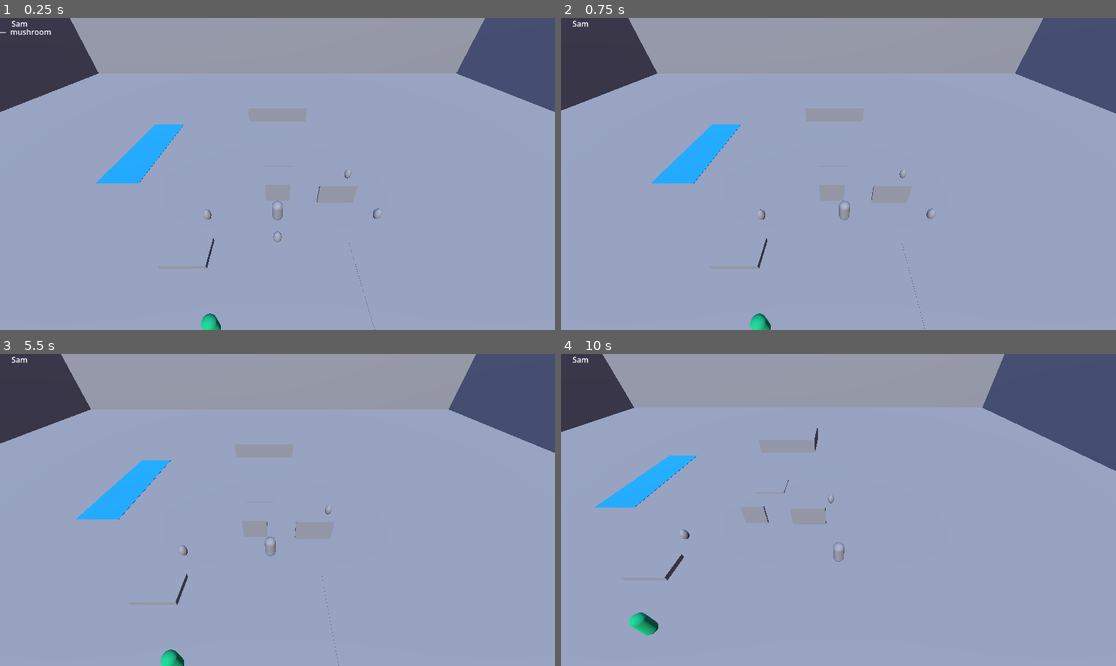
Above: before the commit, frames 1-4 (two rows, left to right).
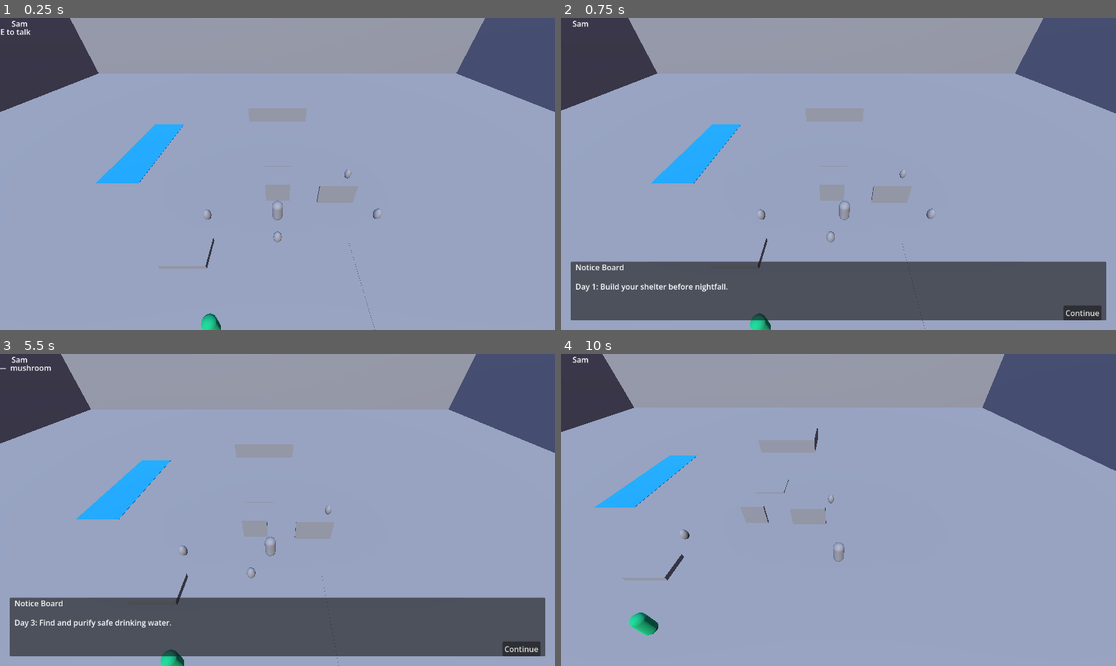
Above: after the commit, the same moments.

Repository: Actulus/scout-camp
Game: Godot game, scene res://scenes/world/world.tscn
The game is run twice, just before and just after one commit, with the same random seed, the same clock (stepped at 60 frames per second) and the same inputs.
Inputs (mouse positions are in pixels of both pictures, inside the frame that each line leads up to):
- Up to frame 1 (0.25 s): no input
- Up to frame 2 (0.75 s): tap E at 0.5 s; hold D (move_right) from 0.53 s (still down); hold Enter (ui_accept) from 0.53 s (still down)
- Up to frame 3 (5.5 s): release D (move_right) at 1.25 s; release Enter (ui_accept) at 1.25 s; click (521, 650) at 1.25 s, where only the run after the commit has a clickable "Continue"; hold S (move_down) 2.03-2.78 s; tap Enter (ui_accept) at 2.1, 2.27, 2.57, 3.6, 3.77, 4.07, 5.1, 5.27 s; hold D (move_right) 2.78-3.53 s; hold Enter (ui_accept) 2.78-3.53 s; tap E at 3.5 s; hold W (move_up) 3.53-4.28 s; hold Enter (ui_accept) 4.28-5.03 s; hold A (move_left) from 4.28 s (still down)
- Up to frame 4 (10 s): tap Enter (ui_accept) at 5.57, 7.35, 7.52, 7.82, 8.85, 9.02, 9.32 s; release A (move_left) at 5.75 s; click (1082, 650) at 5.75 s, where only the run after the commit has a clickable "Continue"; hold S (move_down) 6.53-7.28 s; hold Enter (ui_accept) 6.53-7.28 s; hold D (move_right) 7.28-8.03 s; hold W (move_up) 8.03-8.78 s; hold Enter (ui_accept) 8.03-8.78 s; hold D (move_right) 8.78-9.53 s; hold S (move_down) from 9.53 s (still down); hold Enter (ui_accept) from 9.53 s (still down)

The runs differ from the first frame. In frame 1, less than 0.1% of the frame differs, in the area x 0-10%, y 3-6%; in frame 2, 18%; in frame 3, 18%, in the area x 0-99%, y 3-97%; in frame 4, less than 0.1%.

Commit message:
day system and notice board

Diff:
--- a/project.godot
+++ b/project.godot
@@ -18,6 +18,7 @@
 [autoload]
 
 GameManager="*uid://b5w21y6rg4j6s"
+DayManager="*uid://b5tt846ieys20"
 
 [editor]
 
--- a/scenes/camp/camp.tscn
+++ b/scenes/camp/camp.tscn
@@ -1,4 +1,7 @@
 [gd_scene format=3 uid="uid://eh11j284xbpx"]
+
+[ext_resource type="Script" uid="uid://b4b001gmyhx76" path="res://scenes/camp/sleep_trigger.gd" id="1_bqk0h"]
+[ext_resource type="Script" uid="uid://da411k1xros5e" path="res://scenes/camp/notice_board.gd" id="2_15lph"]
 
 [sub_resource type="BoxMesh" id="BoxMesh_pbcj1"]
 size = Vector3(3, 0.5, 3)
@@ -11,6 +14,9 @@
 
 [sub_resource type="BoxShape3D" id="BoxShape3D_15lph"]
 size = Vector3(6, 0.3, 6)
+
+[sub_resource type="BoxShape3D" id="BoxShape3D_8lvbw"]
+size = Vector3(2, 1, 2)
 
 [sub_resource type="BoxMesh" id="BoxMesh_w8r68"]
 size = Vector3(2, 2, 0.2)
@@ -66,8 +72,16 @@
 [node name="Label3D" type="Label3D" parent="TentArea" unique_id=2000875807]
 text = "TENT AREA"
 
+[node name="SleepTrigger" type="StaticBody3D" parent="TentArea" unique_id=437594728]
+transform = Transform3D(1, 0, 0, 0, 1, 0, 0, 0, 1, 0, 0.66796064, 1.0548267)
+script = ExtResource("1_bqk0h")
+
+[node name="CollisionShape3D" type="CollisionShape3D" parent="TentArea/SleepTrigger" unique_id=1127289091]
+shape = SubResource("BoxShape3D_8lvbw")
+
 [node name="NoticeBoard" type="StaticBody3D" parent="." unique_id=999561699]
 transform = Transform3D(1, 0, 0, 0, 1, 0, 0, 0, 1, 0, 1, -1.9135308)
+script = ExtResource("2_15lph")
 
 [node name="MeshInstance3D" type="MeshInstance3D" parent="NoticeBoard" unique_id=1938085999]
 mesh = SubResource("BoxMesh_w8r68")
@@ -108,6 +122,9 @@
 [node name="MeshInstance3D" type="MeshInstance3D" parent="Stream" unique_id=1332855724]
 mesh = SubResource("BoxMesh_15lph")
 
+[node name="CollisionShape3D" type="CollisionShape3D" parent="Stream" unique_id=704350697]
+shape = SubResource("BoxShape3D_w8r68")
+
 [node name="WaterCollectTrigger" type="Area3D" parent="Stream" unique_id=811407149]
 
 [node name="CollisionShape3D" type="CollisionShape3D" parent="Stream/WaterCollectTrigger" unique_id=1062754961]
--- /dev/null
+++ b/scenes/camp/notice_board.gd
@@ -0,0 +1,22 @@
+extends StaticBody3D
+
+var tasks = {
+	1: "Day 1: Build your shelter before nightfall.",
+	2: "Day 2: Learn to make fire - collect dry materials.",
+	3: "Day 3: Find and purify safe drinking water.",
+	4: "Day 4: Identify edible and poisonous plants.",
+	5: "Day 5: Navigate using compass and landmarks."
+}
+
+# Called when the node enters the scene tree for the first time.
+func _ready():
+	GameManager.day_changed.connect(_update_task)
+
+func _update_task(day: int):
+	if day in tasks:
+		print("Notice Board: ", tasks[day])
+
+func interact(player: Node):
+	var day = GameManager.current_day
+	var box = get_tree().get_root().get_node("World/DialogueBox")
+	box.show_dialogue("Notice Board", tasks.get(day, "All tasks complete!"))
--- /dev/null
+++ b/scenes/camp/sleep_trigger.gd
@@ -0,0 +1,6 @@
+extends StaticBody3D
+
+var display_name: String = "Sleeping bag"
+
+func interact(player: Node):
+	DayManager.advance_day()
--- a/scenes/ui/dialogue_box.tscn
+++ b/scenes/ui/dialogue_box.tscn
@@ -4,6 +4,7 @@
 
 [sub_resource type="SystemFont" id="SystemFont_xg44k"]
 font_weight = 600
+subpixel_positioning = 0
 
 [sub_resource type="LabelSettings" id="LabelSettings_6iboe"]
 font = SubResource("SystemFont_xg44k")
--- /dev/null
+++ b/scripts/day_manager.gd
@@ -0,0 +1,9 @@
+extends Node
+
+func advance_day():
+	GameManager.advance_day()
+	_play_transition()
+
+func _play_transition():
+	# For now just print
+	print("--- Nigh Falls. Day ", GameManager.current_day, " begins ---")
--- a/scripts/interactzone.gd
+++ b/scripts/interactzone.gd
@@ -12,6 +12,7 @@
 	print("Prompt label found: ", prompt_label)
 
 func _on_body_entered(body):
+	print("Body entered: ", body.name, " — has interact: ", body.has_method("interact"))
 	if body.has_method("interact"):
 		current_target = body
 		if prompt_label:
Not shown, added: scenes/camp/notice_board.gd.uid
Not shown, added: scenes/camp/sleep_trigger.gd.uid
Not shown, added: scripts/day_manager.gd.uid
